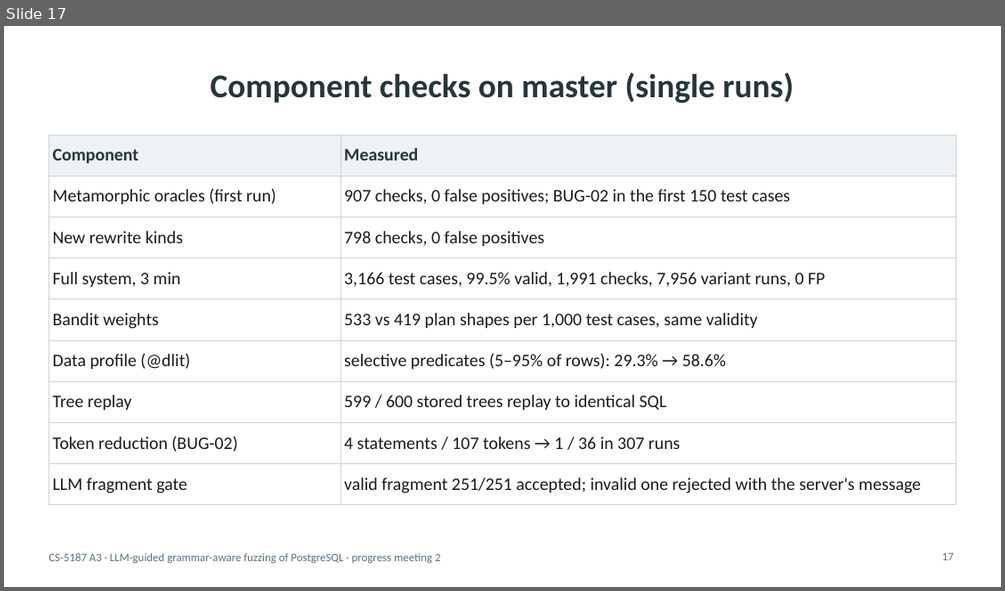
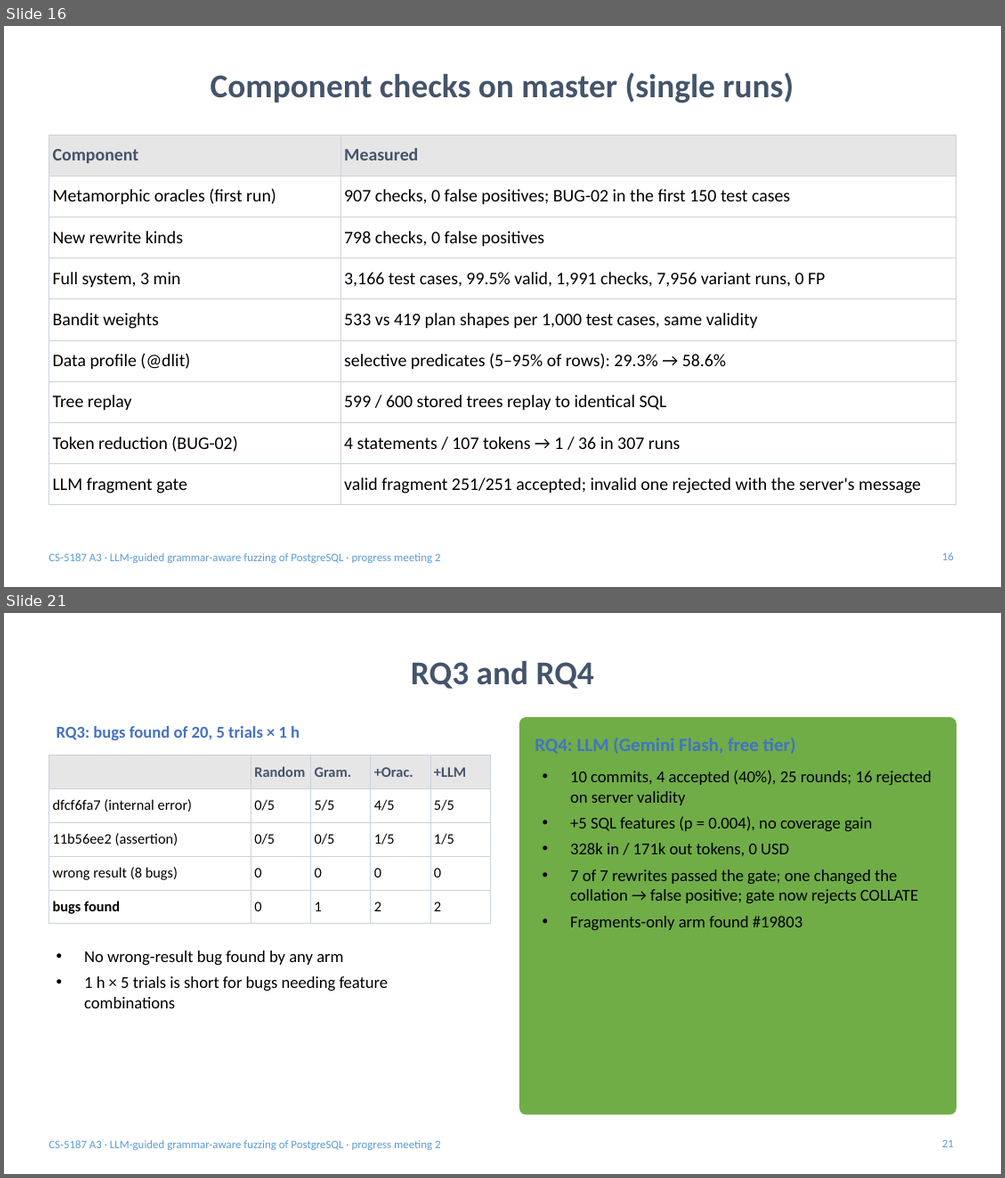
Before and after one commit to v28k/cs5187-term-project, a slide deck: docs/meeting2/slides/slides_meeting2.pptx. Shown one above the other, each under a label of ours: slide 17 before the commit, slides 16 and 21 after it; the slides between them are not shown. The pictures are 1005x591 and 1005x1178 pixels, drawn with LibreOffice and Linux fonts; fonts in the diff are those of the drawing. Boxes give left, top, right and bottom in pixels: in the first picture for what was removed or moved away, otherwise in the second. Text is boxed around its words. In the diff, an @@ line names an element or a change of style, - is before the commit and + after.

```diff
--- a/docs/meeting2/slides/slides_meeting2.pptx
+++ b/docs/meeting2/slides/slides_meeting2.pptx
@@ slide 21 added at (4, 613, 1001, 1174), background #FFFFFF; not listed: 1 template element that a slide beside it also shows @@
@@ title added at (411, 661, 594, 689), 32 pt, text #44546A, bold @@
+RQ3 and RQ4
@@ rounded rectangle added at (520, 718, 956, 1114), fill #70AD47, outline #70AD47 1 pt @@
@@ text added at (57, 726, 299, 740), 16 pt, text #4472C4, bold @@
+RQ3: bugs found of 20, 5 trials × 1 h
@@ text added at (534, 737, 796, 754), 18 pt, text #4472C4, bold @@
+RQ4: LLM (Gemini Flash, free tier)
@@ table added at (48, 755, 490, 917), 5 rows, 5 columns @@
+ | Random | Gram. | +Orac. | +LLM
+dfcf6fa7 (internal error) | 0/5 | 5/5 | 4/5 | 5/5
+11b56ee2 (assertion) | 0/5 | 0/5 | 1/5 | 1/5
+wrong result (8 bugs) | 0 | 0 | 0 | 0
+bugs found | 0 | 1 | 2 | 2
@@ text added at (570, 770, 931, 930), 16 pt, text #000000 @@
+• 10 commits, 4 accepted (40%), 25 rounds; 16 rejected on server validity
+• +5 SQL features (p = 0.004), no coverage gain
+• 328k in / 171k out tokens, 0 USD
+• 7 of 7 rewrites passed the gate; one changed the collation → false positive; gate now rejects COLLATE
+• Fragments-only arm found #19803
@@ text added at (84, 950, 388, 1008), 16 pt, text #000000 @@
+• No wrong-result bug found by any arm
+• 1 h × 5 trials is short for bugs needing feature combinations
@@ page number added at (942, 1139, 954, 1147), 11 pt, text #5B9BD5 @@
+21
@@ what was slide 17 is now slide 16 @@
@@ slide 16 changed as well @@
@@ title "Component checks on master (single ..." at (210, 72, 793, 103): text colour #23373B to #44546A @@
@@ table at (48, 135, 956, 497) @@
@@ fill #EEF2F4 to #E7E6E6 in row 1 @@
@@ text colour #23373B to #44546A in "Component", "Measured" @@
@@ text colour #1A1A1A to #000000 @@
@@ text "CS-5187 A3 · LLM-guided grammar-aware ..." at (48, 553, 440, 563): text colour #5B7083 to #5B9BD5 @@
@@ page number at (942, 552, 954, 560): text changed; text colour #5B7083 to #5B9BD5 @@
-17
+16
```
Also in this commit, not shown: 22 other slides changed, 2 other slides added, 4 slides removed, 12 other files.
